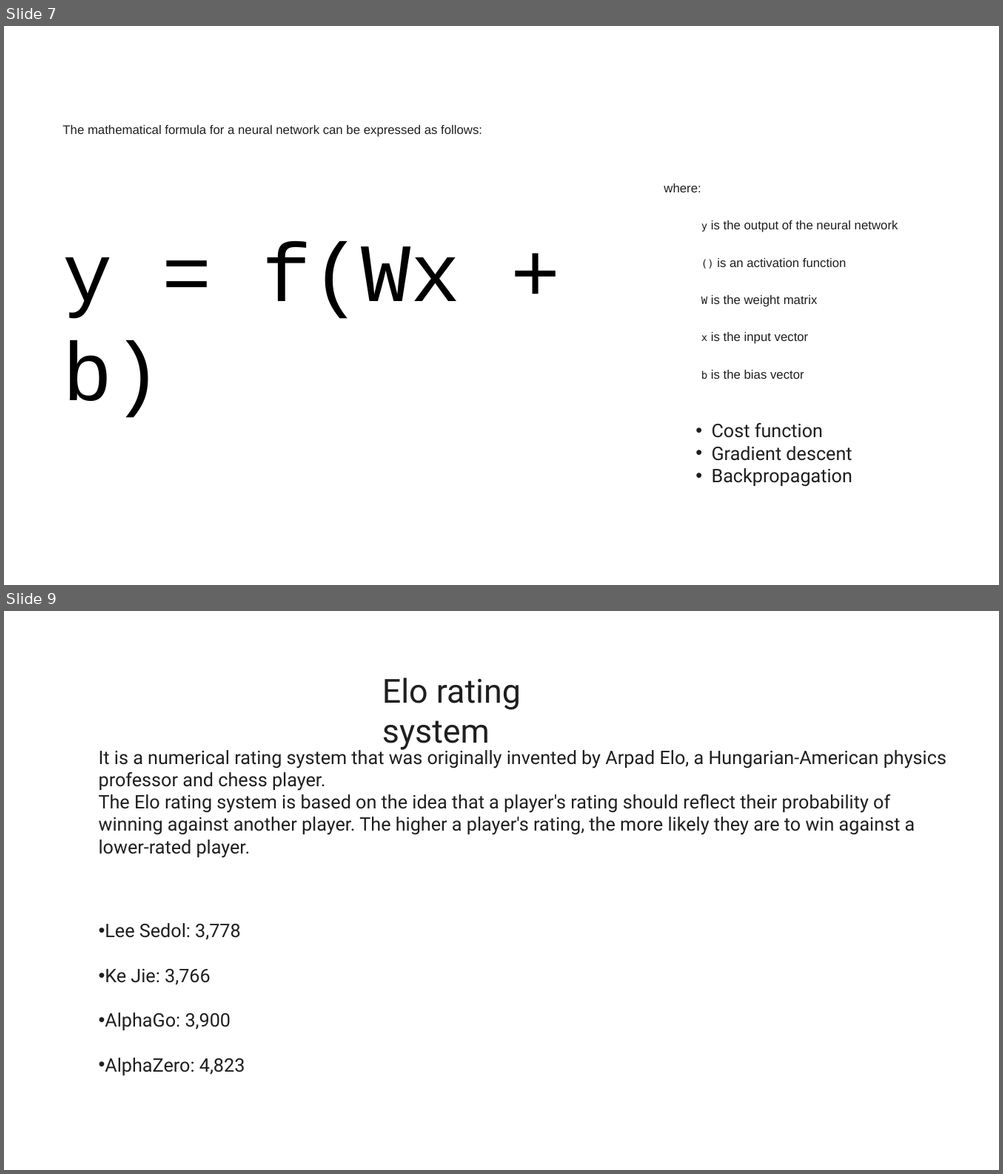
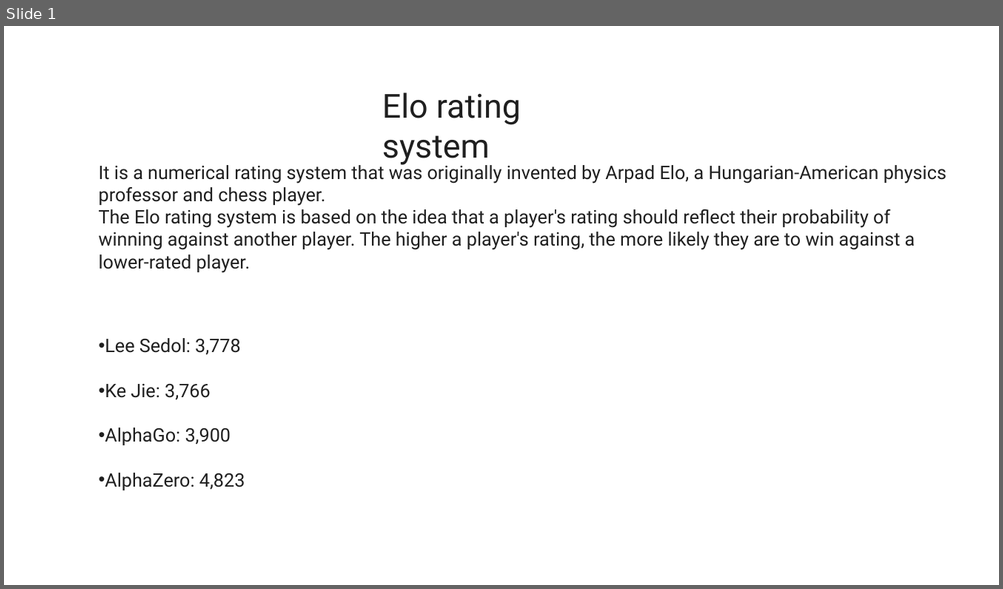
Before and after one commit to MigoJJ/AI_2023.07, a slide deck: AI_07_2023.08.08 - reference.pptx. Shown one above the other, each under a label of ours: slides 7 and 9 before the commit, slide 1 after it; the slides between them are not shown. The pictures are 1003x1174 and 1003x589 pixels, drawn with LibreOffice and Linux fonts; fonts in the diff are those of the drawing. Boxes give left, top, right and bottom in pixels: in the first picture for what was removed or moved away, otherwise in the second. Text is boxed around its words. In the diff, an @@ line names an element or a change of style, - is before the commit and + after.

```diff
--- a/AI_07_2023.08.08 - reference.pptx
+++ b/AI_07_2023.08.08 - reference.pptx
@@ slide 7 removed at bbox=[4, 26, 999, 585], background #FFFFFF @@
@@ text removed at bbox=[62, 125, 482, 418] @@
-The mathematical formula for a neural network can be expressed as follows:
-y = f(Wx + b)
@@ text removed at bbox=[663, 184, 898, 379] @@
-where:
-  y is the output of the neural network
-  () is an activation function
-  W is the weight matrix
-  x is the input vector
-  b is the bias vector
@@ text removed at bbox=[711, 423, 852, 487] @@
-• Cost function
-• Gradient descent
-• Backpropagation
@@ what was slide 9 is now slide 1 @@
```
Also in this commit, not shown: 7 other slides removed, 7 other files.
